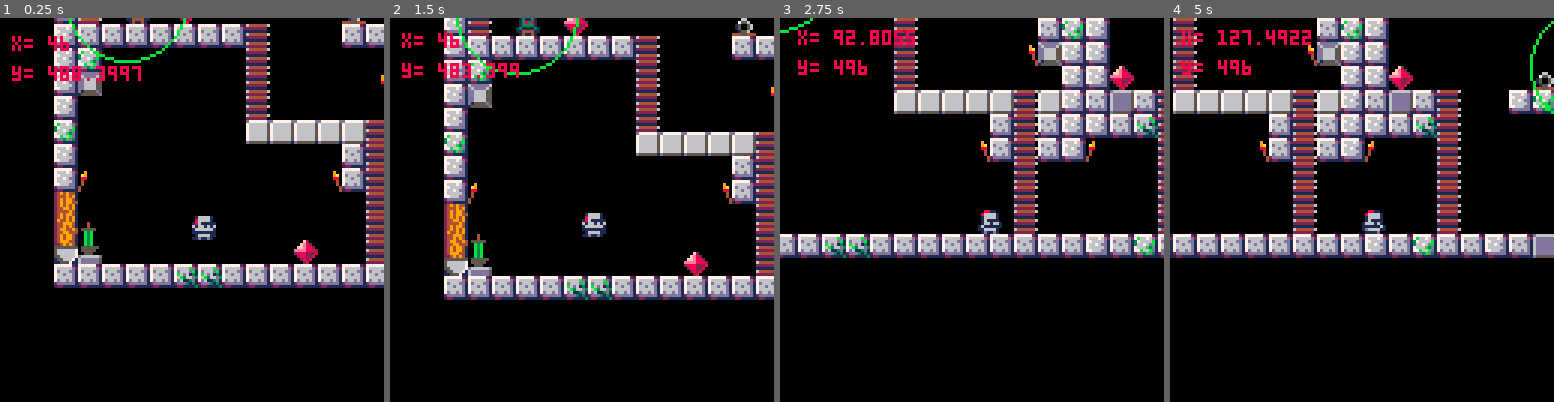
Above: before the commit, frames 1-4 (left to right).
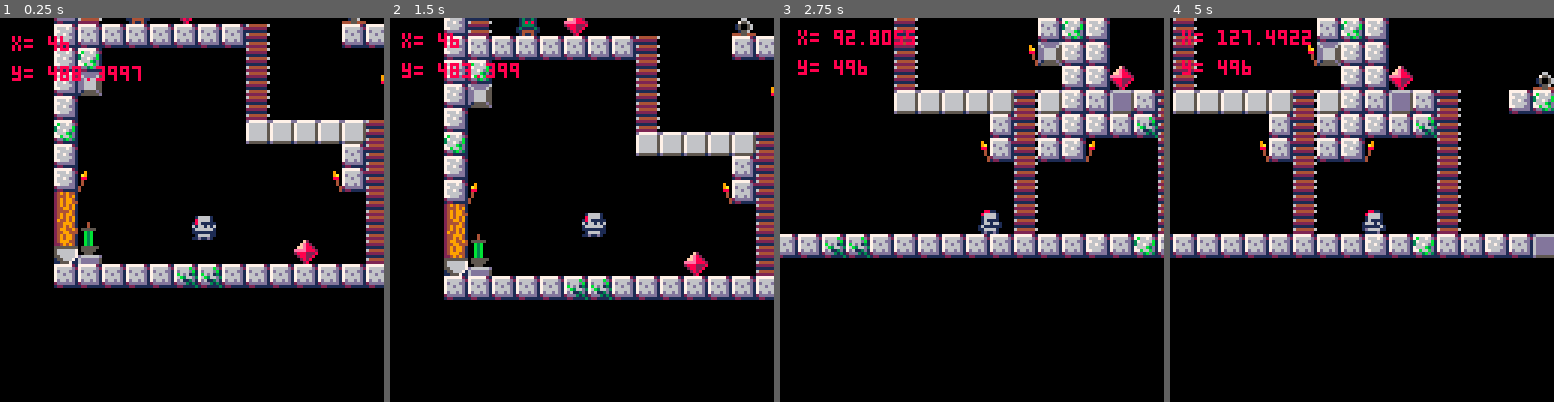
Above: after the commit, the same moments.

Repository: DMatthieu/Nibelheim-Ascension
Game: PICO-8 cartridge main.p8
Two runs of this game, one before a commit and one after it. Both use one fixed random seed, a clock stepped at 60 frames per second and the inputs below.
Inputs:
- Up to frame 1 (0.25 s): no input
- Up to frame 2 (1.5 s): tap X (X key) at 0.33, 1.07 s; tap O (Z key) at 0.7 s
- Up to frame 3 (2.75 s): hold Right 1.6-2.1 s; tap O (Z key) at 1.7, 2.1, 2.5 s; tap X (X key) at 1.85 s; hold Up 2.15-2.42 s; hold Right from 2.47 s (still down)
- Up to frame 4 (5 s): tap O (Z key) every 0.4 s from 2.9 to 4.9 s; tap X (X key) at 2.97, 4.08 s; release Right at 3.03 s; hold Left 3.08-3.58 s; hold Right 4.02-4.68 s; hold Up from 4.73 s (still down)

The runs differ from the first frame. In frame 1, 0.3% of the frame differs, in the area x 17-49%, y 0-12%; in frame 2, 0.3%, in the area x 17-50%, y 0-15%; in frame 3, less than 0.1%; in frame 4, 0.2%.

Commit message:
bugfix: player attacks wasn't implemented to the left.

Diff:
--- a/src/classes/goblin.lua
+++ b/src/classes/goblin.lua
@@ -31,7 +31,7 @@
   instance.running = false
   -- agro
   instance.agro_radius = 20
-  instance.debug_agro = true
+  instance.debug_agro = false
   instance.agro_acquired = false
 
   return instance
--- a/src/classes/player.lua
+++ b/src/classes/player.lua
@@ -166,6 +166,16 @@
     self.attacking_left = true
     self.attacking_right = false
     self.attack_start_time = time()
+
+    for m in all(game_map.monsters) do
+      printh("gob x = " .. m.m_type.x)
+      printh("sword x = " .. self.sword_x_left)
+      printh("player attacking ? = " .. tostr(self.attacking))
+      if abs(m.m_type.x - self.sword_x_left) <= 8 then
+        m.m_type:receive_damage(1)
+      end
+    end
+
     sfx(3)
   end
 
